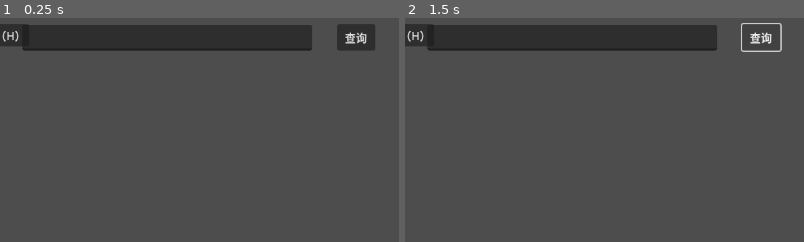
Above: before the commit, frames 1-2 (left to right).
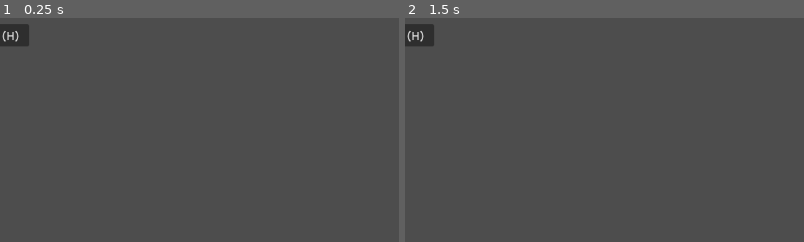
Above: after the commit, the same moments.

Repository: Yinguiqi/LifeLibrary
Game: Godot game, scene res://scenes/main.tscn
Two runs of this game, one before a commit and one after it. Both use one fixed random seed, a clock stepped at 60 frames per second and the inputs below. The engine's default icon, where the game draws it, is replaced by a stand-in: a white triangle on a blue panel in a dark square.
Inputs (mouse positions are % of the whole screen's width and height, from its top left):
- Up to frame 1 (0.25 s): no input
- Up to frame 2 (1.5 s): click (63, 4) at 0.5 s, where only the run before the commit has a clickable "查询"; click (63, 4) at 1.25 s, where only the run before the commit has a clickable "查询"
The pictures show only the part of the screen within x 19-69%, y 0-50%; the shares and areas given below are measured in that part.

The runs differ from the first frame. In frame 1, 9.3% of the frame differs, in the area x 5-94%, y 2-15%; in frame 2, 8.7%.

Commit message:
把主场景里的搜索框放到编辑菜单里了

Diff:
--- a/main.gd
+++ b/main.gd
@@ -113,39 +113,6 @@
 	# 4. 添加到容器
 	books_container.add_child(new_book)
 
-## 搜索图书
-func _on_find_book_pressed() -> void:
-	var search_results: Array = LibraryManager.get_books_by_name(find_book.text,true)
-	# 3. 更新 UI: 清空并重绘书架
-	_redraw_book_shelf(search_results)
-	pass # Replace with function body.
-
-## 清空 books_container 并根据传入的列表重绘书籍节点
-func _redraw_book_shelf(books_to_display: Array):
-
-	# 1. 清空现有书架：释放所有子节点
-	for child in books_container.get_children():
-		child.queue_free()
-
-	# 2. 遍历结果并重新创建场景节点
-	for i in range(books_to_display.size()):
-		var book_data_object = books_to_display[i] # 这是一个 BookData 对象
-
-		# 实例化场景
-		var new_book_node = BookScene.instantiate()
-
-		# 绑定数据对象到节点 (为了后续操作，如删除、编辑)
-		new_book_node.data_ref = book_data_object
-
-		# 计算位置
-		var new_x = i * 100.0 # 假设间隔 100 像素
-		new_book_node.position = Vector2(new_x, 0)
-
-		# 添加到容器
-		books_container.add_child(new_book_node)
-
-	print("书架过滤完成，显示书籍数量: ", books_to_display.size())
-
 # 关闭3d监看器按钮
 func _on_close_3DMonitor_button_pressed() -> void:
 	$PanelContainer.visible = false
--- a/scenes/book_menu_bar.gd
+++ b/scenes/book_menu_bar.gd
@@ -1,5 +1,8 @@
 # BookMenuBar.gd
 extends Control  # ← 注意：继承 Control，不是 MenuBar
+
+@onready var books_container = $"../BooksContainer"
+@onready var BookScene := preload("res://scenes/book.tscn")
 
 @onready var file_menu: PopupMenu = $MenuBar/File
 @onready var edit_menu: PopupMenu = $MenuBar/Edit
@@ -17,7 +20,8 @@
 	file_menu.add_item("新建书籍", 100)
 	file_menu.add_item("退出", 110)
 
-	edit_menu.add_item("首选项", 201)
+	edit_menu.add_item("搜索", 201)
+	edit_menu.add_item("首选项", 210)
 	file_menu.id_pressed.connect(_on_file_menu_selected)
 	edit_menu.id_pressed.connect(_on_file_menu_selected)
 
@@ -30,6 +34,8 @@
 		110:
 			get_tree().quit()
 		201:
+			create_search_window()
+		210:
 			get_tree().change_scene_to_file("res://scenes/set.tscn")
 
 ## 增加书籍
@@ -64,3 +70,82 @@
 	if abs_path.begins_with(BookData.base_path):
 		return abs_path.replace(BookData.base_path, "")
 	return abs_path  # 不在 base_path 下就直接返回原路径
+
+func create_search_window():
+	# 创建窗口
+	var window = Window.new()
+	window.title = "搜索"
+	window.size = Vector2(400, 150)
+	window.unresizable = true
+
+	# 创建内容容器
+	var vbox = VBoxContainer.new()
+	window.add_child(vbox)
+
+	# 搜索输入行
+	var hbox = HBoxContainer.new()
+	vbox.add_child(hbox)
+
+	var line_edit = LineEdit.new()
+	line_edit.size_flags_horizontal = Control.SIZE_EXPAND_FILL
+	hbox.add_child(line_edit)
+
+	var search_btn = Button.new()
+	search_btn.text = "搜索"
+	hbox.add_child(search_btn)
+
+		# 连接搜索按钮信号
+	search_btn.pressed.connect(
+		func():
+			var search_results: Array = LibraryManager.get_books_by_name(line_edit.text,true)
+			_redraw_book_shelf(search_results)
+			pass # Replace with function body.
+			window.hide()  # 搜索后关闭窗口
+	)
+
+	# 结果区域
+	var results_label = Label.new()
+	results_label.text = "结果将显示在这里"
+	vbox.add_child(results_label)
+
+	# 添加到场景并弹出
+	get_tree().root.add_child(window)  # 添加到根节点
+	window.popup_centered()
+
+	# 关闭
+	window.close_requested.connect(window.hide)  # 最简单的写法
+	# 自动聚焦
+	line_edit.grab_focus()
+	 # Esc键关闭窗口
+	line_edit.gui_input.connect(
+		func(event):
+			if event is InputEventKey:
+				if event.keycode == KEY_ESCAPE and event.pressed:
+					window.hide()
+	)
+
+## 清空 books_container 并根据传入的列表重绘书籍节点
+func _redraw_book_shelf(books_to_display: Array):
+
+	# 1. 清空现有书架：释放所有子节点
+	for child in books_container.get_children():
+		child.queue_free()
+
+	# 2. 遍历结果并重新创建场景节点
+	for i in range(books_to_display.size()):
+		var book_data_object = books_to_display[i] # 这是一个 BookData 对象
+
+		# 实例化场景
+		var new_book_node = BookScene.instantiate()
+
+		# 绑定数据对象到节点 (为了后续操作，如删除、编辑)
+		new_book_node.data_ref = book_data_object
+
+		# 计算位置
+		var new_x = i * 100.0 # 假设间隔 100 像素
+		new_book_node.position = Vector2(new_x, 0)
+
+		# 添加到容器
+		books_container.add_child(new_book_node)
+
+	print("书架过滤完成，显示书籍数量: ", books_to_display.size())
--- a/scenes/main.tscn
+++ b/scenes/main.tscn
@@ -48,21 +48,6 @@
 [node name="PopupMenu" type="PopupMenu" parent="UI"]
 oversampling_override = 1.0
 
-[node name="FindBookInput" type="LineEdit" parent="."]
-layout_mode = 0
-offset_left = 247.0
-offset_top = 10.0
-offset_right = 665.0
-offset_bottom = 47.0
-
-[node name="FindBook" type="Button" parent="."]
-layout_mode = 0
-offset_left = 701.0
-offset_top = 9.0
-offset_right = 756.0
-offset_bottom = 47.0
-text = "查询"
-
 [node name="RigidBody2D" type="RigidBody2D" parent="."]
 visible = false
 
@@ -97,5 +82,4 @@
 size_flags_vertical = 0
 text = "关闭"
 
-[connection signal="pressed" from="FindBook" to="." method="_on_find_book_pressed"]
 [connection signal="pressed" from="PanelContainer/CloseButton" to="." method="_on_close_3DMonitor_button_pressed"]
--- a/window.tscn
+++ b/window.tscn
@@ -2,4 +2,19 @@
 
 [node name="Window" type="Window"]
 oversampling_override = 1.0
-size = Vector2i(300, 100)
+position = Vector2i(350, 100)
+size = Vector2i(400, 150)
+
+[node name="VBoxContainer" type="VBoxContainer" parent="."]
+offset_right = 402.0
+offset_bottom = 156.0
+
+[node name="HBoxContainer" type="HBoxContainer" parent="VBoxContainer"]
+layout_mode = 2
+
+[node name="LineEdit" type="LineEdit" parent="VBoxContainer/HBoxContainer"]
+layout_mode = 2
+
+[node name="Button" type="Button" parent="VBoxContainer/HBoxContainer"]
+layout_mode = 2
+text = "搜索"
